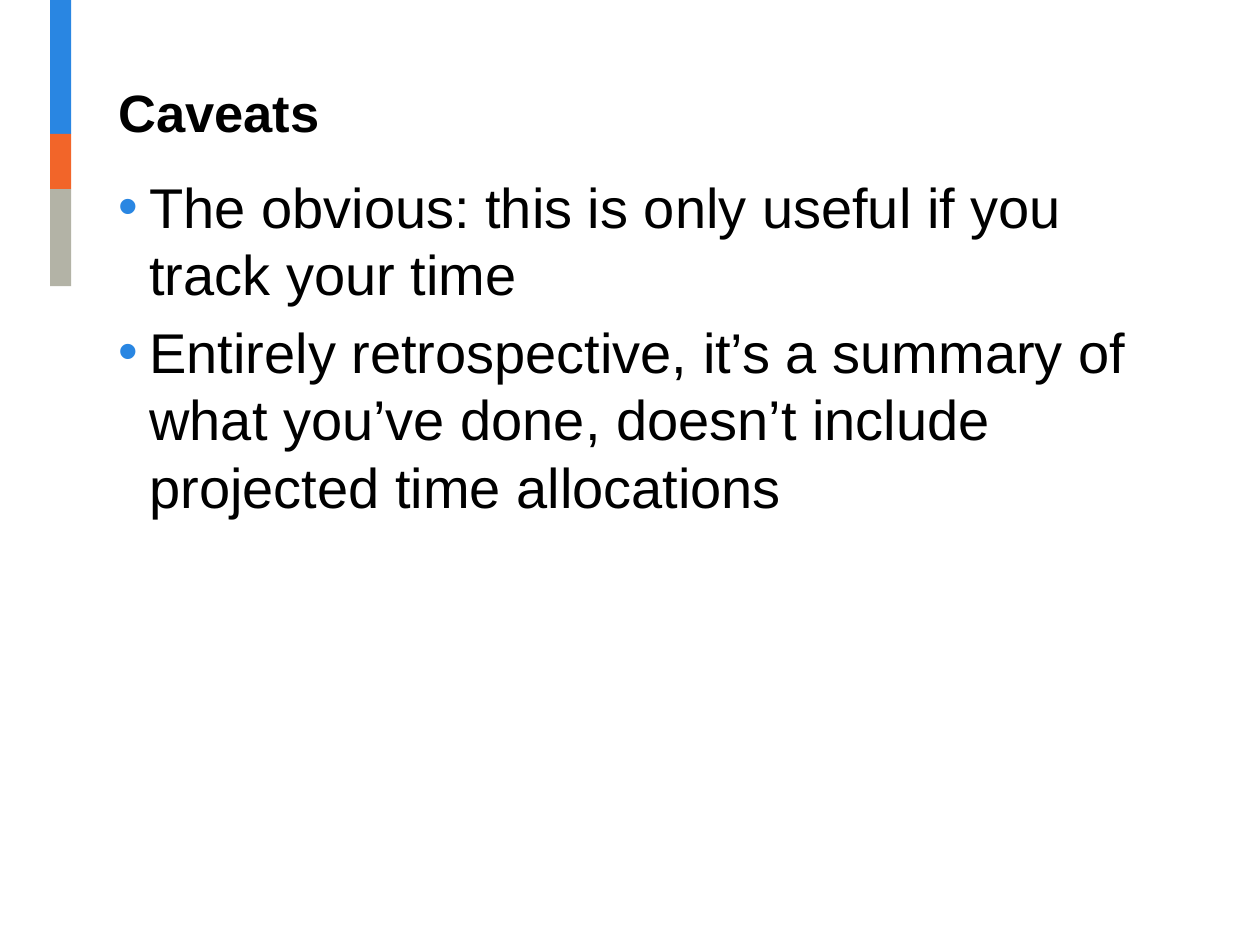
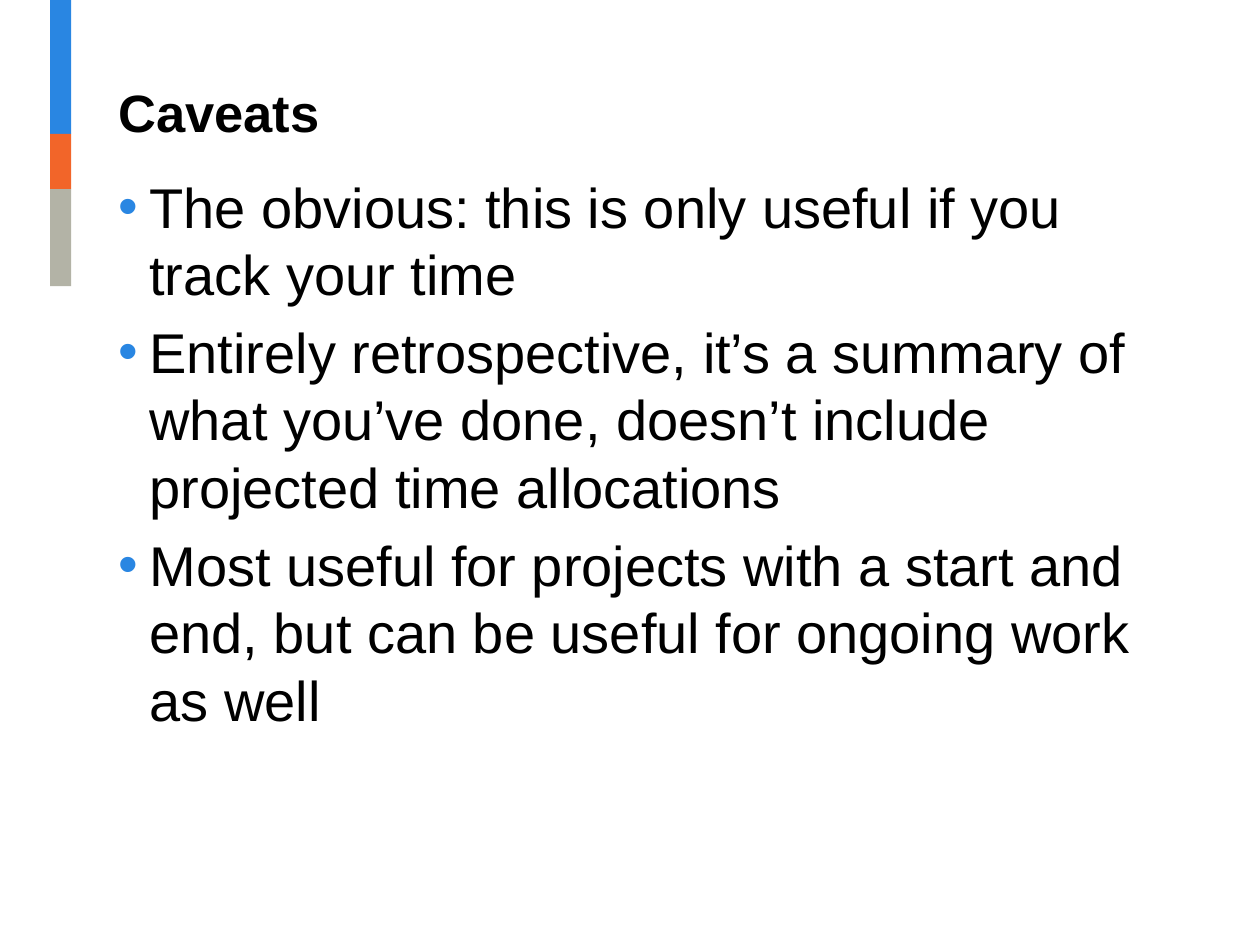
Before and after one commit to jalavery/timetrackR, a slide deck: slide 8 of Project management shiny app presentation.pptx. Drawn at 1260x945 pixels with LibreOffice and Linux fonts; fonts in the diff are those of the drawing; background and template pictures are left out. Boxes give left, top, right and bottom in pixels: in the first picture for what was removed or moved away, otherwise in the second. Text is boxed around its words. In the diff, an @@ line names an element or a change of style, - is before the commit and + after.

```diff
--- a/Project management shiny app presentation.pptx
+++ b/Project management shiny app presentation.pptx
@@ text at (x1=149, y1=545, x2=1129, y2=722): paragraph added @@
+• Most useful for projects with a start and end, but can be useful for ongoing work as well
```
Also in this commit, not shown: 6 other slides changed, 4 slides added, 1 other file.
